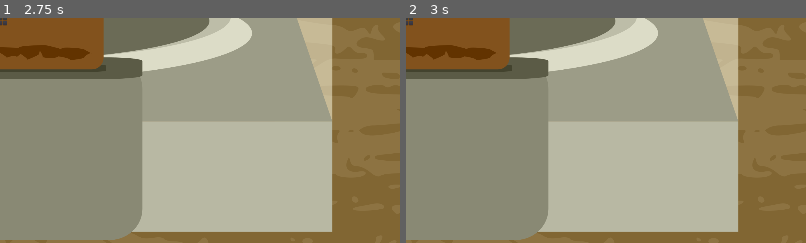
Above: before the commit, frames 1-2 (left to right).
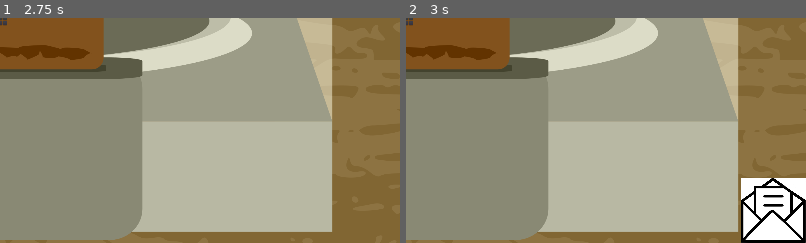
Above: after the commit, the same moments.

Repository: panorb/ludum-dare-47
Game: Godot game, scene res://Levels/RecordPlayerFront/RecordPlayerFront.tscn
The game is run twice, just before and just after one commit, with the same random seed, the same clock (stepped at 60 frames per second) and the same inputs.
Inputs:
- Up to frame 1 (2.75 s): click "^" at 0.5 s; click "^" at 1.25 s; click "^" at 2 s
- Up to frame 2 (3 s): click "^" at 2.75 s
The pictures show only the part of the screen within x 50-100%, y 50-100%; the shares and areas given below are measured in that part.

Frame 1 is identical in both runs. In frame 2, 4.7% of the frame differs, in the area x 83-100%, y 71-100%.

Commit message:
Basic letter handling (it is all shit)

Diff:
--- a/godot/Levels/RecordPlayerFront/RecordPlayerFront.tscn
+++ b/godot/Levels/RecordPlayerFront/RecordPlayerFront.tscn
@@ -1,9 +1,11 @@
-[gd_scene load_steps=5 format=2]
+[gd_scene load_steps=7 format=2]
 
 [ext_resource path="res://Levels/RecordPlayerFront/record_player_front.gd" type="Script" id=1]
 [ext_resource path="res://Levels/RecordPlayerFront/CombinationLock/combination_lock_front.png" type="Texture" id=2]
 [ext_resource path="res://Levels/RecordPlayerFront/CombinationLock/CombinationLock.tscn" type="PackedScene" id=3]
 [ext_resource path="res://Levels/RecordPlayerFront/RecordPlayerNeedle.tscn" type="PackedScene" id=4]
+[ext_resource path="res://Levels/RecordPlayerFront/letter.gd" type="Script" id=5]
+[ext_resource path="res://Levels/RecordPlayerFront/Letters/letter.jpg" type="Texture" id=6]
 
 [node name="RecordPlayerFront" type="Node2D"]
 position = Vector2( -16.8188, 92.5043 )
@@ -43,3 +45,18 @@
 [node name="RecordPlayerNeedle" parent="." instance=ExtResource( 4 )]
 position = Vector2( 3136.76, 718.967 )
 scale = Vector2( 3, 3 )
+
+[node name="Letter" type="Sprite" parent="."]
+position = Vector2( 3698.93, 1910.62 )
+scale = Vector2( 0.5, 0.5 )
+texture = ExtResource( 6 )
+script = ExtResource( 5 )
+
+[node name="LetterText" type="Label" parent="Letter"]
+margin_left = -313.0
+margin_top = -313.0
+margin_right = 313.0
+margin_bottom = 313.0
+rect_clip_content = true
+autowrap = true
+clip_text = true
--- /dev/null
+++ b/godot/Levels/RecordPlayerFront/letter.gd
@@ -0,0 +1,33 @@
+extends Sprite
+
+func _ready():
+	print("Sprite entered the scene!")
+	get_node(".").visible = false
+	print("Sprite is invisible!")
+	var t = Timer.new()
+	t.set_wait_time(3)
+	t.set_one_shot(true)
+	self.add_child(t)
+	t.start()
+	yield(t, "timeout")
+	t.queue_free()
+	get_node(".").visible = true
+	print("Sprite is visible!")
+
+func _input(event):
+	if event is InputEventMouseButton and event.pressed and event.button_index == BUTTON_LEFT:
+		if get_rect().has_point(to_local(event.position)) and get_node(".").visible:
+			print("Click on letter sprite!")
+			position = Vector2(1920.0, 1080.0)
+			scale = Vector2(3.0, 3.0)
+			get_child(0).rect_size = Vector2(1878.0, 1878.0)
+			get_child(0).text = load_file("res://Levels/RecordPlayerFront/Letters/IntroLetter.txt")
+
+func load_file(file):
+	var f = File.new()
+	f.open(file, File.READ)
+	var line = ""
+	while not f.eof_reached():
+		line += f.get_line() + "\n"
+	f.close()
+	return line
Binary file added: godot/Levels/RecordPlayerFront/Letters/letter.jpg
Not shown, added: godot/Levels/RecordPlayerFront/Letters/letter.jpg.import
